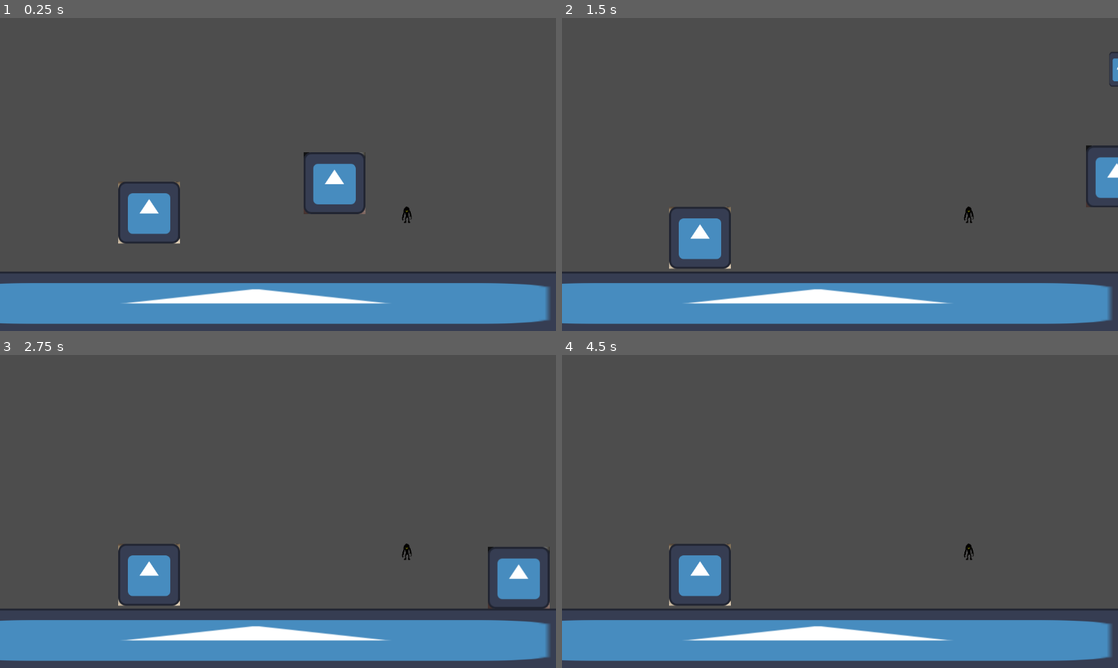
Above: before the commit, frames 1-4 (two rows, left to right).
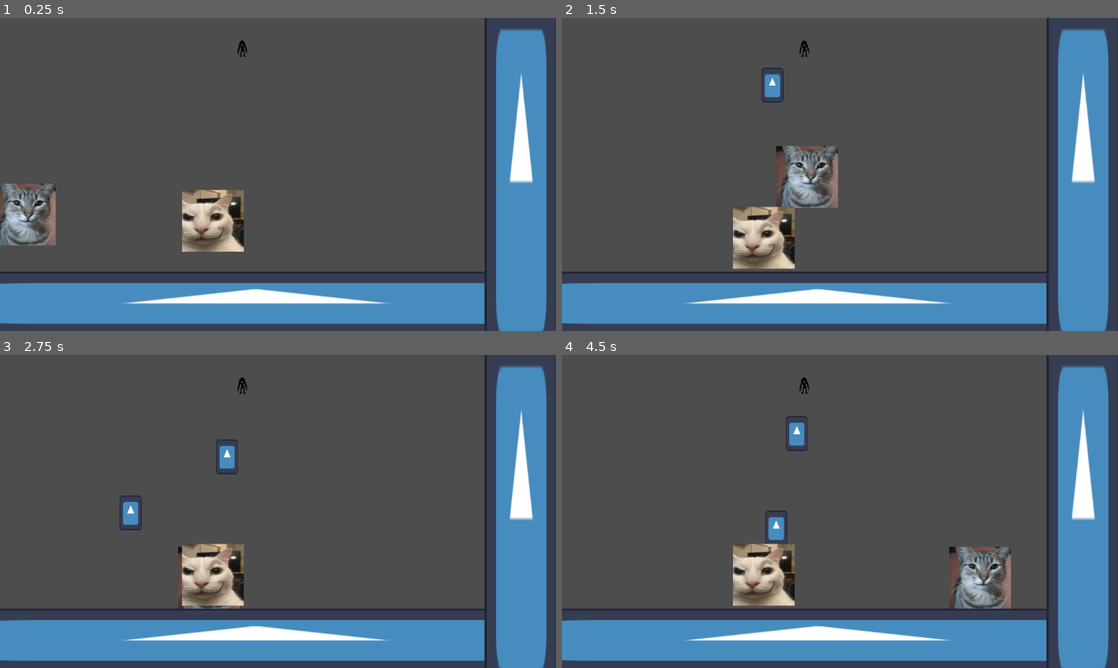
Above: after the commit, the same moments.

Repository: Makelfy/project-fire-and-water
Game: Godot game, scene res://scenes/monster-testing.tscn
Two runs of this game, one before a commit and one after it. Both use one fixed random seed, a clock stepped at 60 frames per second and the inputs below. The engine's default icon, where the game draws it, is replaced by a stand-in: a white triangle on a blue panel in a dark square.
Inputs:
- Up to frame 1 (0.25 s): no input
- Up to frame 2 (1.5 s): hold Right (ui_right) from 0.53 s (still down); tap Space (attack) at 0.6 s; tap Up (up1) at 0.77 s; tap A (left2) at 1.35 s
- Up to frame 3 (2.75 s): tap Up (up1) at 1.52 s; release Right (ui_right) at 2.03 s; hold Left (ui_left) from 2.03 s (still down); tap D (right2) at 2.1 s
- Up to frame 4 (4.5 s): release Left (ui_left) at 2.78 s; hold Right (ui_right) 2.78-4.28 s; tap W (up2) at 2.85 s; tap Up (up1) at 3.02, 3.77 s; tap Space (attack) at 3.6 s; hold Left (ui_left) from 4.28 s (still down); tap A (left2) at 4.35 s

The runs differ from the first frame. In frame 1, 15% of the frame differs, in the area x 0-100%, y 0-100%; in frame 2, 14%; in frame 3, 12%; in frame 4, 14%.

Commit message:
small fixes for projectile monster

Diff:
--- a/scenes/bullet.tscn
+++ b/scenes/bullet.tscn
@@ -9,8 +9,8 @@
 
 [node name="Bullet" type="Area2D" unique_id=185754786]
 scale = Vector2(0.23864867, 0.41318554)
+collision_mask = 7
 script = ExtResource("1_y25gk")
-SPEED = 10
 
 [node name="CollisionShape2D" type="CollisionShape2D" parent="." unique_id=346791140]
 scale = Vector2(1.4964219, 1.3558415)
--- a/scenes/monster-testing.tscn
+++ b/scenes/monster-testing.tscn
@@ -16,8 +16,9 @@
 [node name="MonsterTesting" type="Node2D" unique_id=1824821853]
 
 [node name="Monster" type="RigidBody2D" parent="." unique_id=2022828183 node_paths=PackedStringArray("player1", "player2")]
-position = Vector2(843, 407.99997)
+position = Vector2(502, 64)
 scale = Vector2(1.04, 0.76)
+collision_mask = 7
 gravity_scale = 0.0
 script = ExtResource("1_385sv")
 player1 = NodePath("../player1")
@@ -34,8 +35,10 @@
 texture = ExtResource("1_8i7lx")
 
 [node name="Player1Raycast" type="RayCast2D" parent="Monster" unique_id=2084188514]
+collision_mask = 7
 
 [node name="Player2Raycast" type="RayCast2D" parent="Monster" unique_id=1704649301]
+collision_mask = 7
 
 [node name="Area2D" type="StaticBody2D" parent="." unique_id=1917967332]
 position = Vector2(530, 589)
@@ -49,17 +52,23 @@
 [node name="Sprite2D" type="Sprite2D" parent="Area2D" unique_id=1176426714]
 texture = ExtResource("2_385sv")
 
-[node name="player2" parent="." unique_id=2103974204 instance=ExtResource("4_ehaeo")]
-position = Vector2(693, 299)
+[node name="Area2D2" type="StaticBody2D" parent="." unique_id=1221046013]
+position = Vector2(1080, 324)
+scale = Vector2(1.188124, 7.491109)
 
-[node name="Sprite2D2" type="Sprite2D" parent="player2" unique_id=728390750]
+[node name="CollisionShape2D" type="CollisionShape2D" parent="Area2D2" unique_id=1695449665]
+position = Vector2(0, -3)
+scale = Vector2(6.400005, 1)
+shape = SubResource("RectangleShape2D_378s4")
+
+[node name="Sprite2D" type="Sprite2D" parent="Area2D2" unique_id=1840310463]
 texture = ExtResource("2_385sv")
 
+[node name="player2" parent="." unique_id=2103974204 instance=ExtResource("4_ehaeo")]
+position = Vector2(51, 364)
+
 [node name="player1" parent="." unique_id=1806469487 instance=ExtResource("4_k6137")]
-position = Vector2(309, 360)
-
-[node name="Sprite2D2" type="Sprite2D" parent="player1" unique_id=1767958325]
-texture = ExtResource("2_385sv")
+position = Vector2(441, 377)
 
 [node name="Timer" type="Timer" parent="." unique_id=1370093535]
 autostart = true
--- a/scripts/bullet.gd
+++ b/scripts/bullet.gd
@@ -1,6 +1,6 @@
 extends Area2D
 
-@export var SPEED = 100
+@export var SPEED = 200
 
 var dir: Vector2
 var spawnPos: Vector2
@@ -12,10 +12,13 @@
 	global_rotation = spawnRot
 	z_index = zDex
 
+	get_tree().create_timer(5.0).timeout.connect(queue_free)
+
 func _physics_process(delta):
-	global_position += -delta*SPEED*dir
+	global_position += dir * SPEED * delta
 
 func _on_body_entered(body: Node2D) -> void:
 	if body.is_in_group("player"):
-		print("hit")
-		queue_free()
+		print("Hit Player!")
+
+	queue_free()
--- a/scripts/monster.gd
+++ b/scripts/monster.gd
@@ -1,6 +1,8 @@
 extends RigidBody2D
 
 @onready var main = $".."
+@onready var raycast_1 = $Player1Raycast
+@onready var raycast_2 = $Player2Raycast
 
 @export var player1: CharacterBody2D
 @export var player2: CharacterBody2D
@@ -8,63 +10,45 @@
 
 var player1_firable: bool = false
 var player2_firable: bool = false
-var time: int = 3
-var isShooting:bool = false
 
+func _physics_process(_delta: float) -> void:
+	if player1:
+		raycast_1.target_position = to_local(player1.global_position)
+		raycast_1.force_raycast_update()
+		print(raycast_1.get_collider())
+		player1_firable = (raycast_1.get_collider() == player1)
+	else:
+		player1_firable = false
 
-func _physics_process(delta: float) -> void:
-	$Player1Raycast.target_position = player1.global_position
-	$Player1Raycast.add_exception(player1)
-	if !$Player1Raycast.is_colliding():
-		player1_firable = false
+	if player2:
+		raycast_2.target_position = to_local(player2.global_position)
+		raycast_2.force_raycast_update()
+		player2_firable = (raycast_2.get_collider() == player2)
 	else:
-		player1_firable = true
+		player2_firable = false
 
-	$Player2Raycast.target_position = player1.global_position
-	$Player2Raycast.add_exception(player2)
-	if !$Player2Raycast.is_colliding():
-		player2_firable = false
-	else:
-		player2_firable = true
+func shoot(target_player: Node2D):
+	var instance = bullet.instantiate()
+	instance.dir = (target_player.global_position - global_position).normalized()
 
-	if player1_firable or player2_firable:
-		isShooting = true
-	else:
-		isShooting = false
+	instance.spawnPos = global_position
+	instance.spawnRot = rotation
+	instance.zDex = z_index - 1
 
-
-func shoot(player):
-	isShooting = true
-	if time == 3:
-		var instance = bullet.instantiate()
-		instance.dir = global_position - player.global_position
-		instance.spawnPos = global_position+Vector2(30,30)
-		instance.spawnRot = rotation
-		instance.zDex = z_index - 1
-		main.add_child.call_deferred(instance)
+	main.add_child.call_deferred(instance)
 
 func _on_timer_timeout() -> void:
 
 	if player1_firable and player2_firable:
-		if player1.global_position.distance_to(global_position) < player2.global_position.distance_to(global_position):
+		var dist1 = global_position.distance_squared_to(player1.global_position)
+		var dist2 = global_position.distance_squared_to(player2.global_position)
+
+		if dist1 < dist2:
 			shoot(player1)
 		else:
 			shoot(player2)
+
 	elif player1_firable:
 		shoot(player1)
 	elif player2_firable:
 		shoot(player2)
-
-	if isShooting:
-		if time < 0:
-			time = 3
-		else:
-			time -= 1
-	else:
-		if time > 0 and time != 3:
-			time -= 1
-		else:
-			time = 3
-
-
-	print(time)
Not shown: 1 places in scenes/monster-testing.tscn that only renumber resources
